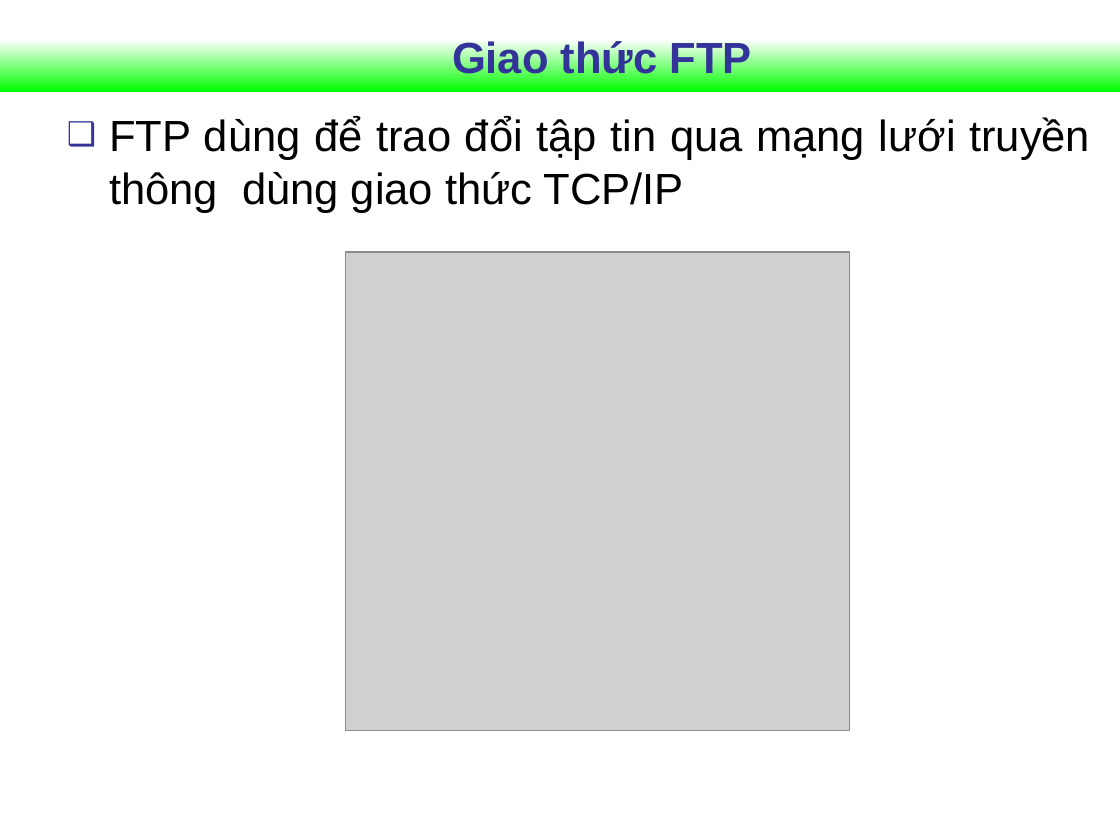
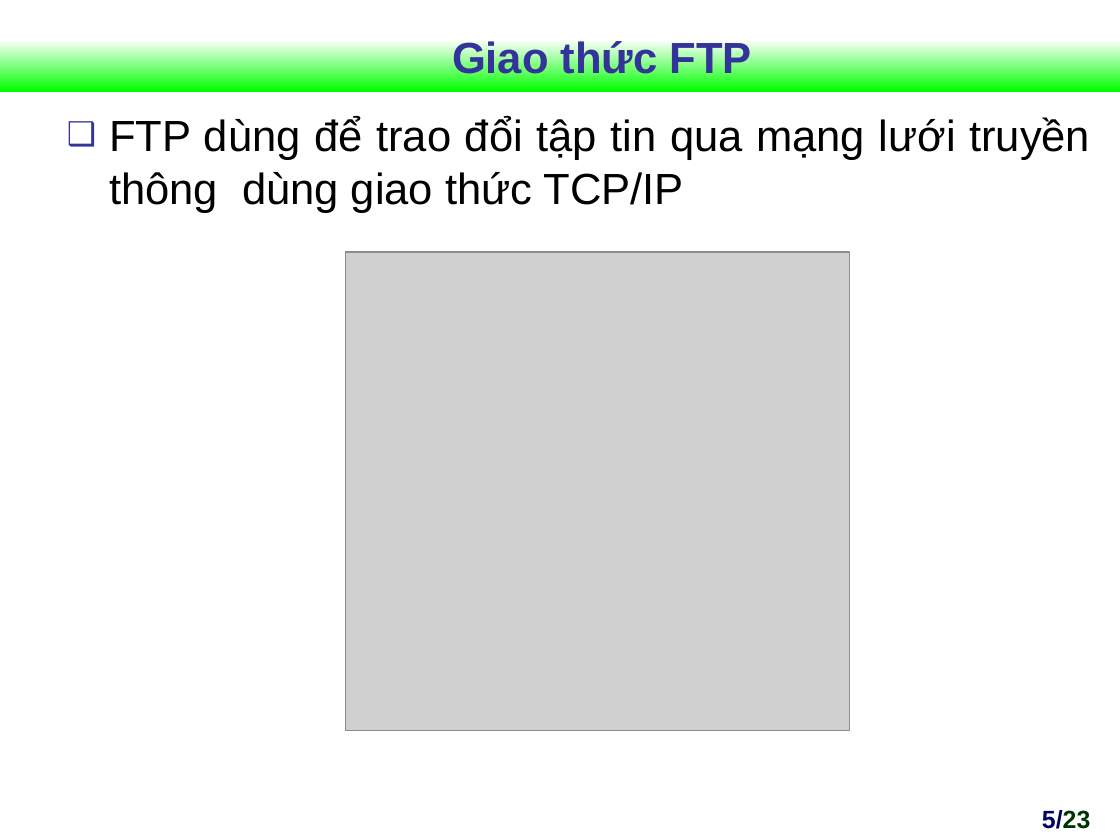
Before and after one commit to Vunb/luanvantotnghiephakhue, a slide deck: slide 5 of Document_luanvan/Slide_HKhue.ppt (slide 6 before the commit). Drawn at 1120x840 pixels with LibreOffice and Linux fonts; fonts in the diff are those of the drawing; grey boxes stand for pictures; background and template pictures are left out. Boxes give left, top, right and bottom in pixels: in the first picture for what was removed or moved away, otherwise in the second. Text is boxed around its words. In the diff, an @@ line names an element or a change of style, - is before the commit and + after.

```diff
--- a/Document_luanvan/Slide_HKhue.ppt
+++ b/Document_luanvan/Slide_HKhue.ppt
@@ page number added at bbox=[1042, 810, 1090, 829], 16 pt, text #000066, bold @@
+5/23
```
Also in this commit, not shown: 7 other slides changed, 2 slides removed.
